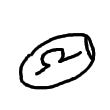
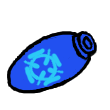
Two versions of the same layered image (w=110, h=110). Layer-by-layer changes:
painted on "background" over [left=7, top=31, right=97, bottom=94]
added layer "background #1" above "background #2" over [left=8, top=31, right=97, bottom=93]
added layer "background #2" over [left=7, top=31, right=97, bottom=94]
